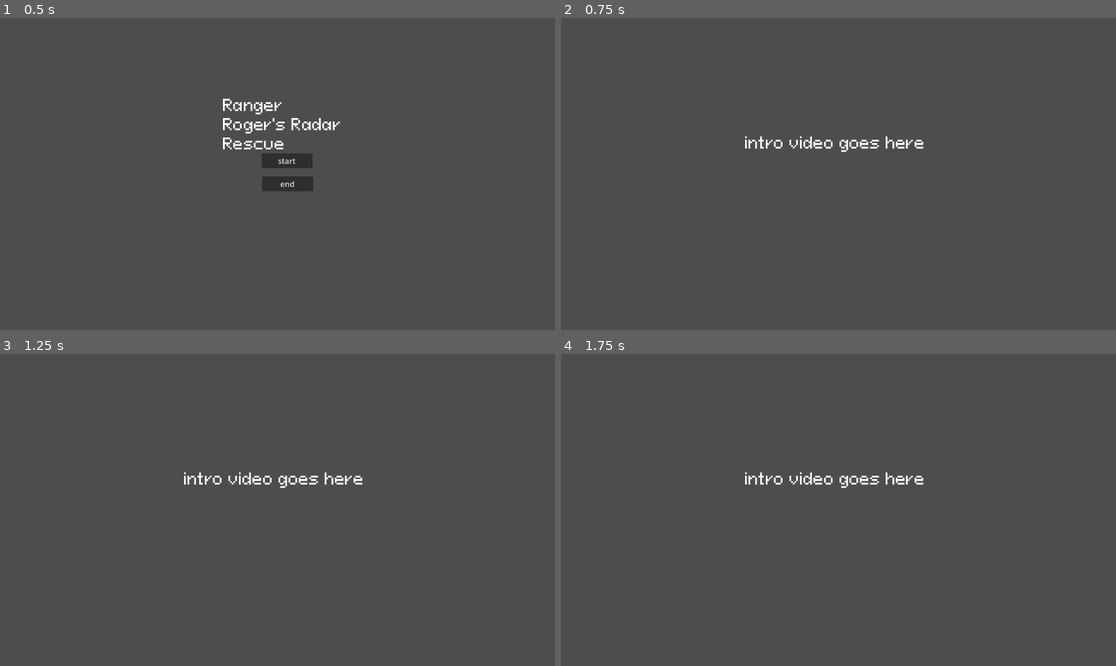
Above: before the commit, frames 1-4 (two rows, left to right).
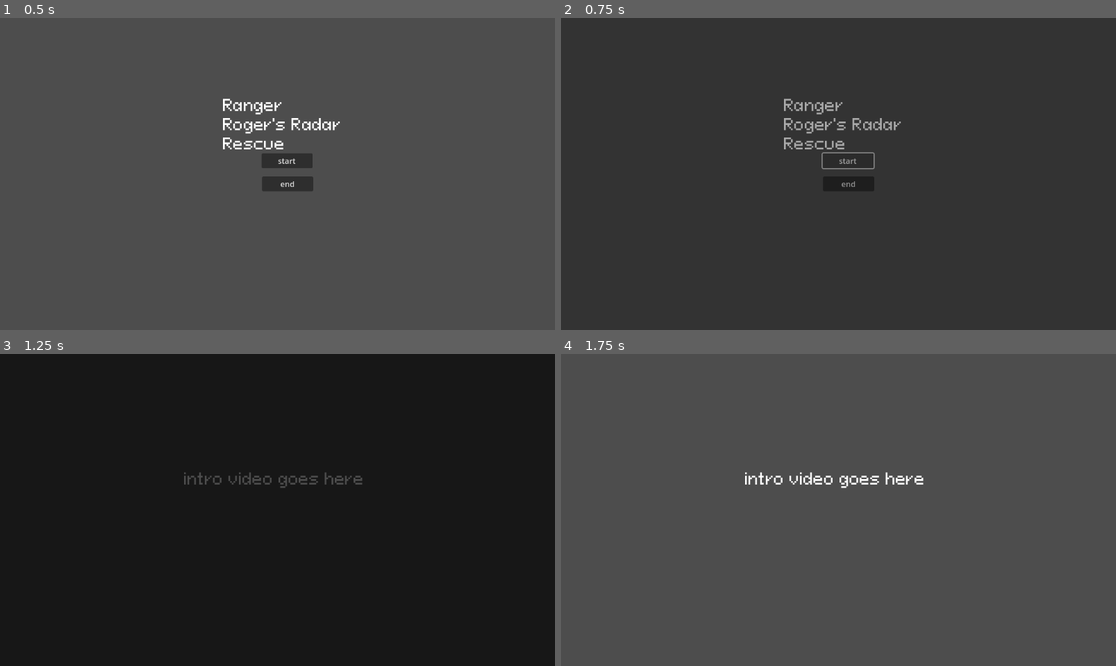
Above: after the commit, the same moments.

Repository: Game-Production-Spring-23/NavyGameR4
Game: Godot game, scene res://scenes/mainmenu.tscn
Same seed, same stepped clock (60 frames per second), same inputs: the game is played once before the commit and once after it.
Inputs:
- Up to frame 1 (0.5 s): no input
- Up to frame 2 (0.75 s): click "start" at 0.5 s
- Up to frame 3 (1.25 s): no input
- Up to frame 4 (1.75 s): no input

Frame 1 is identical in both runs. In frame 2, 100% of the frame differs, in the area x 0-100%, y 0-100%; in frame 3, 100%; in frame 4, nothing differs.

Commit message:
Added Scene Transitions

Diff:
--- /dev/null
+++ b/Scenes/UI/scene_transition.tscn
@@ -0,0 +1,60 @@
+[gd_scene load_steps=5 format=3 uid="uid://dplviy6lajgrp"]
+
+[ext_resource type="Script" path="res://Scripts/scene_transition.gd" id="1_p67r5"]
+
+[sub_resource type="Animation" id="Animation_4hiwk"]
+resource_name = "RESET"
+length = 0.1
+tracks/0/type = "value"
+tracks/0/imported = false
+tracks/0/enabled = true
+tracks/0/path = NodePath(".:self_modulate")
+tracks/0/interp = 1
+tracks/0/loop_wrap = true
+tracks/0/keys = {
+"times": PackedFloat32Array(0),
+"transitions": PackedFloat32Array(1),
+"update": 0,
+"values": [Color(1, 1, 1, 0)]
+}
+
+[sub_resource type="Animation" id="Animation_a5gqd"]
+resource_name = "Fade"
+length = 0.5
+tracks/0/type = "value"
+tracks/0/imported = false
+tracks/0/enabled = true
+tracks/0/path = NodePath(".:self_modulate")
+tracks/0/interp = 1
+tracks/0/loop_wrap = true
+tracks/0/keys = {
+"times": PackedFloat32Array(0, 0.5),
+"transitions": PackedFloat32Array(1, 1),
+"update": 0,
+"values": [Color(1, 1, 1, 0), Color(1, 1, 1, 1)]
+}
+
+[sub_resource type="AnimationLibrary" id="AnimationLibrary_rem3y"]
+_data = {
+"Fade": SubResource("Animation_a5gqd"),
+"RESET": SubResource("Animation_4hiwk")
+}
+
+[node name="ScreenTransition" type="CanvasLayer"]
+layer = 50
+script = ExtResource("1_p67r5")
+
+[node name="FadeScreen" type="ColorRect" parent="."]
+self_modulate = Color(1, 1, 1, 0)
+anchors_preset = 15
+anchor_right = 1.0
+anchor_bottom = 1.0
+grow_horizontal = 2
+grow_vertical = 2
+mouse_filter = 2
+color = Color(0, 0, 0, 1)
+
+[node name="AnimationPlayer" type="AnimationPlayer" parent="FadeScreen"]
+libraries = {
+"": SubResource("AnimationLibrary_rem3y")
+}
--- /dev/null
+++ b/Scripts/scene_transition.gd
@@ -0,0 +1,21 @@
+extends CanvasLayer
+
+"""
+	name: scene_transition.gd
+	description: This script manages loading between scenes and triggering a loading/transition screen
+
+"""
+var animationPlayer;
+
+#		SETUP FUNCTIONS
+# Called when the node enters the scene tree for the first time.
+func _ready():
+	animationPlayer = get_node("FadeScreen/AnimationPlayer")
+
+#		FUNCTIONS
+# Fades in transition screen, loads the next scene, and fades out
+func loadScene(sceneName):
+	animationPlayer.play("Fade")
+	await animationPlayer.animation_finished
+	get_tree().change_scene_to_file("res://Scenes/" + sceneName + ".tscn")
+	animationPlayer.play_backwards("Fade")
--- a/project.godot
+++ b/project.godot
@@ -17,7 +17,8 @@
 
 [autoload]
 
-GameController="*res://scripts/gameController.gd"
+GameController="*res://Scripts/gameController.gd"
+SceneTransition="*res://Scenes/UI/scene_transition.tscn"
 
 [rendering]
 
--- a/scenes/introCutscene.tscn
+++ b/scenes/introCutscene.tscn
@@ -1,6 +1,6 @@
 [gd_scene load_steps=2 format=3 uid="uid://71ymv4gjcpwo"]
 
-[ext_resource type="Theme" uid="uid://bajr2k60ueqkc" path="res://assets/themes/default_theme.tres" id="1_6bui0"]
+[ext_resource type="Theme" uid="uid://bajr2k60ueqkc" path="res://Assets/themes/default_theme.tres" id="1_6bui0"]
 
 [node name="IntroCutscene" type="Node2D"]
 
--- a/scenes/mainmenu.tscn
+++ b/scenes/mainmenu.tscn
@@ -1,7 +1,7 @@
 [gd_scene load_steps=3 format=3 uid="uid://clptudfd3wwdj"]
 
-[ext_resource type="Script" path="res://scripts/mainmenu.gd" id="1_yyo8n"]
-[ext_resource type="Theme" uid="uid://bajr2k60ueqkc" path="res://assets/themes/default_theme.tres" id="2_iqo1g"]
+[ext_resource type="Script" path="res://Scripts/mainmenu.gd" id="1_yyo8n"]
+[ext_resource type="Theme" uid="uid://bajr2k60ueqkc" path="res://Assets/themes/default_theme.tres" id="2_iqo1g"]
 
 [node name="main" type="Node2D"]
 script = ExtResource("1_yyo8n")
--- a/scripts/mainmenu.gd
+++ b/scripts/mainmenu.gd
@@ -1,11 +1,13 @@
 extends Node2D
 @onready var gameController = get_tree().root.get_node("/root/GameController")
+@onready var sceneTransition = get_tree().root.get_node("/root/SceneTransition")
 #poor implementation ^
 
 @export var sceneName : String
 
 func _on_start_button_pressed():
-	gameController.changeScene("res://scenes/" + sceneName + ".tscn")
+	sceneTransition.loadScene(sceneName)
+	# gameController.changeScene("res://scenes/" + sceneName + ".tscn")
 
 func _on_end_button_pressed():
 	get_tree().quit()
Not shown, changed: assets/fonts/PixeloidSans-mLxMm.ttf.import
Not shown, added: Scenes/UI/sce6CB.tmp
Not shown, added: Scenes/UI/sceB5C0.tmp
Not shown, added: Scenes/UI/sceCCFC.tmp
